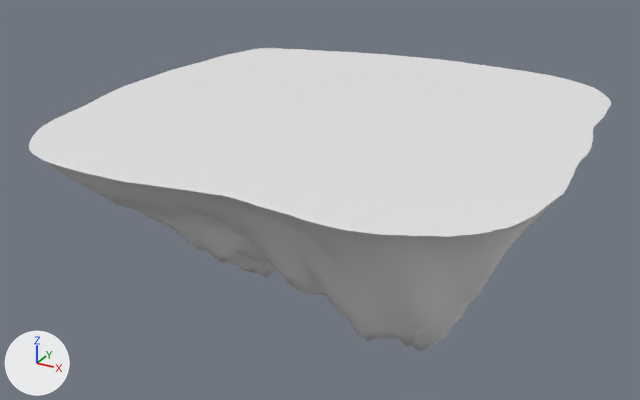
Renders of the FBX model Vegan Vamp Unity/Assets/Art/Terrain/Islands flying/Final.fbx from each side of a commit.
Camera for both pictures: a 50 mm camera at (1.45, -2.78, 0.98) aimed at (-0.07, -0.01, -0.4). Arrows for +X, +Y and +Z are at lower left; the lights stay in place. Where no turn or scale is listed for an object, it has been applied to the vertices.

The first picture shows 'Final'.
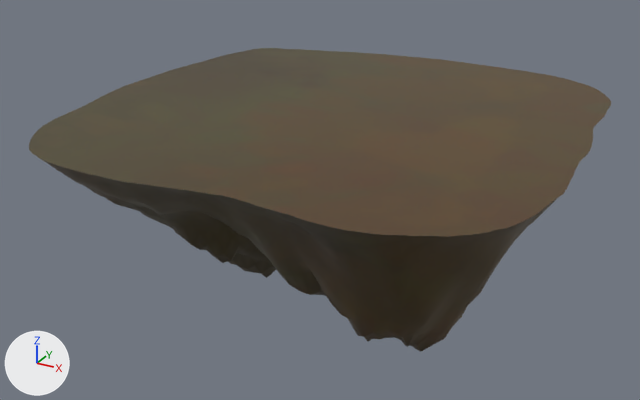
Where the newer file only moved an object's origin or applied its transform, the numbers keep the older frame.

Changed parts and their boxes [x1, y1, x2, y2] in the pictures (640 x 400 px):
'Final', surface changed (white to brown): [29, 48, 611, 352] in both

Patch to the scene script:
```diff
--- a/Vegan Vamp Unity/Assets/Art/Terrain/Islands flying/Final.fbx.py
+++ b/Vegan Vamp Unity/Assets/Art/Terrain/Islands flying/Final.fbx.py
@@ img_grass_swamp_dark_up_png @@
+img_grass_swamp_dark_up_png = load_image('Grass_swamp_dark_up.png', '_unpacked/Grass_swamp_dark_up.png', 2048, 2048, 'sRGB')
@@ mat_final @@
 mat_final = principled_material('Final')
-mat_final.base_color = (0.8, 0.8, 0.8)  # white #e7e7e7
+mat_final.texture = img_grass_swamp_dark_up_png  # with its transparency
+mat_final.roughness = 0.414
```
